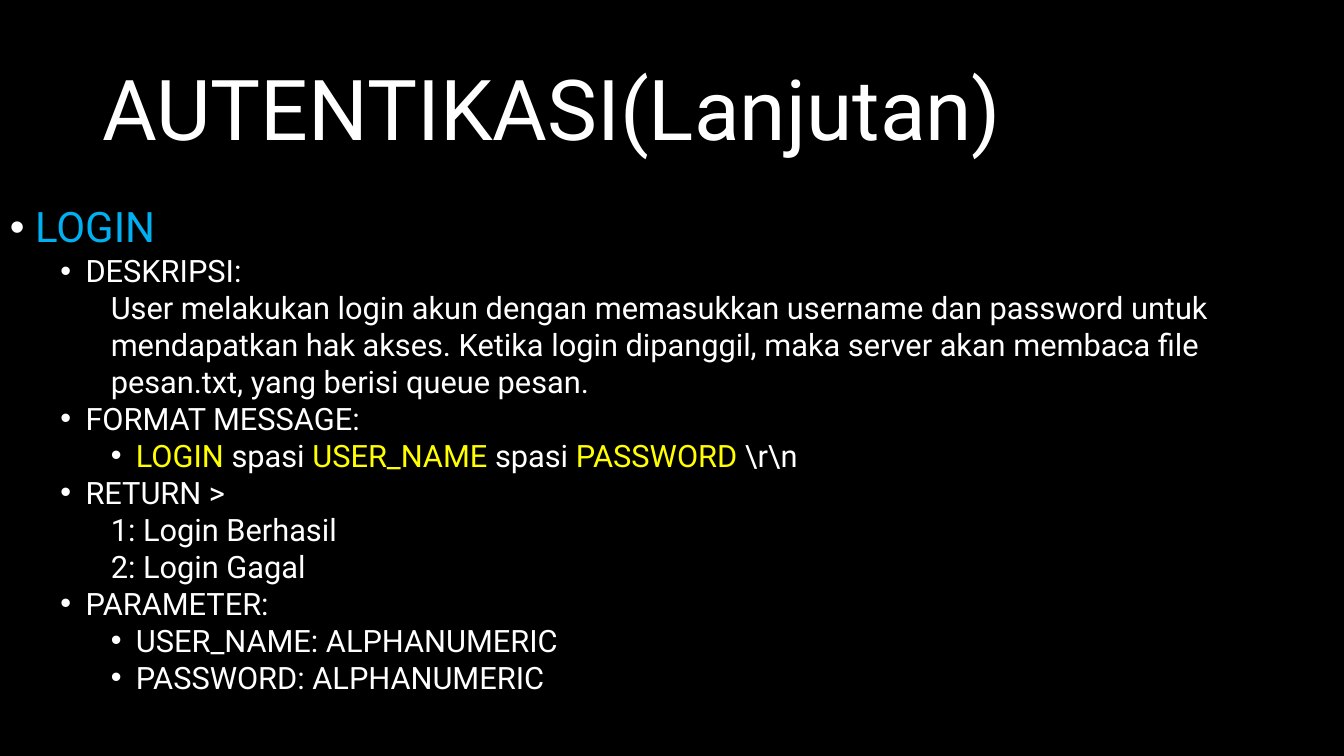
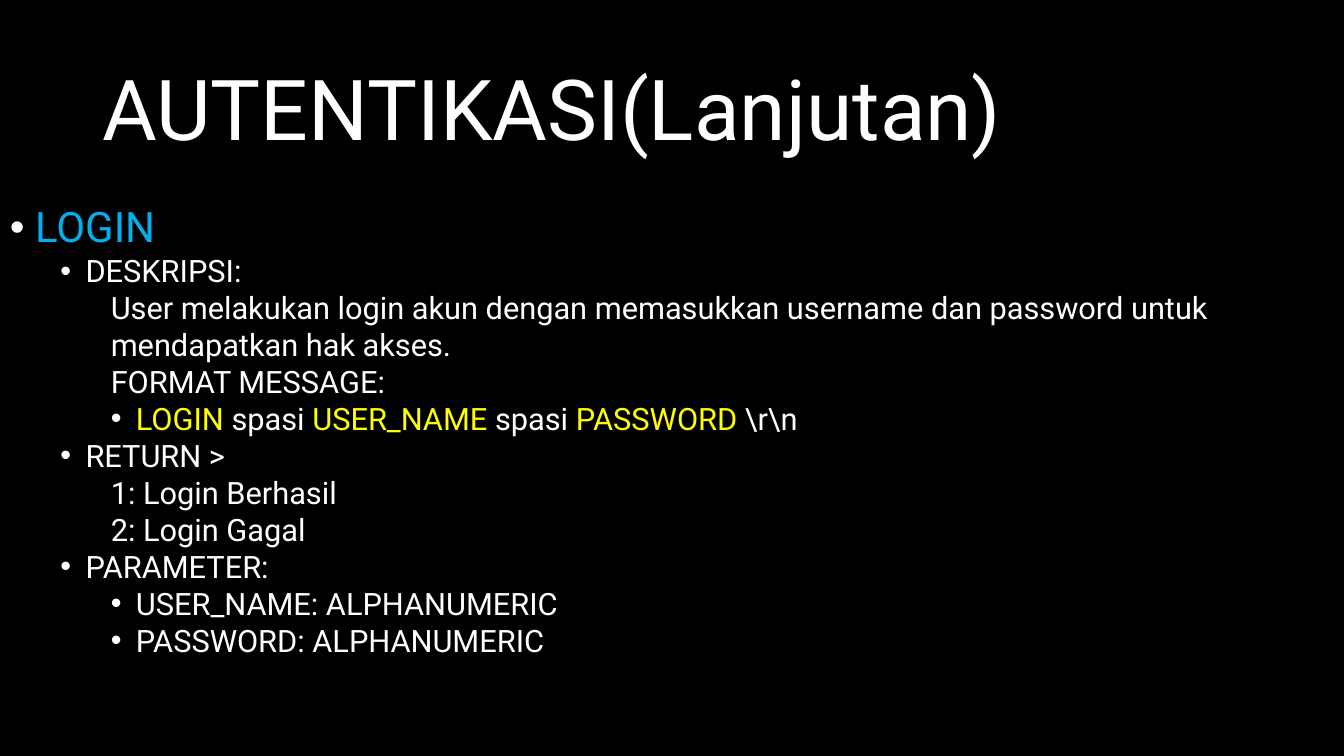
Before and after one commit to jeffrynasri/Kuliah-Progjar-E, a slide deck: slide 4 of TUGAS2_CHATSERVER/DRAFT-CHAT-SERVER.pptx. Drawn at 1344x756 pixels with LibreOffice and Linux fonts; fonts in the diff are those of the drawing. Boxes give left, top, right and bottom in pixels: in the first picture for what was removed or moved away, otherwise in the second. Text is boxed around its words. In the diff, an @@ line names an element or a change of style, - is before the commit and + after.

Commit message:
update ppt chat server

```diff
--- a/TUGAS2_CHATSERVER/DRAFT-CHAT-SERVER.pptx
+++ b/TUGAS2_CHATSERVER/DRAFT-CHAT-SERVER.pptx
@@ text at (111, 296, 1207, 363): text changed @@
-    User melakukan login akun dengan memasukkan username dan password untuk mendapatkan hak akses. Ketika login dipanggil, maka server akan membaca file pesan.txt, yang berisi queue pesan.
+    User melakukan login akun dengan memasukkan username dan password untuk mendapatkan hak akses.
@@ text at (111, 370, 385, 394): bullet • to none; list level 2 to 3 in "FORMAT MESSAGE:" @@
```
Also in this commit, not shown: 1 slide added.
